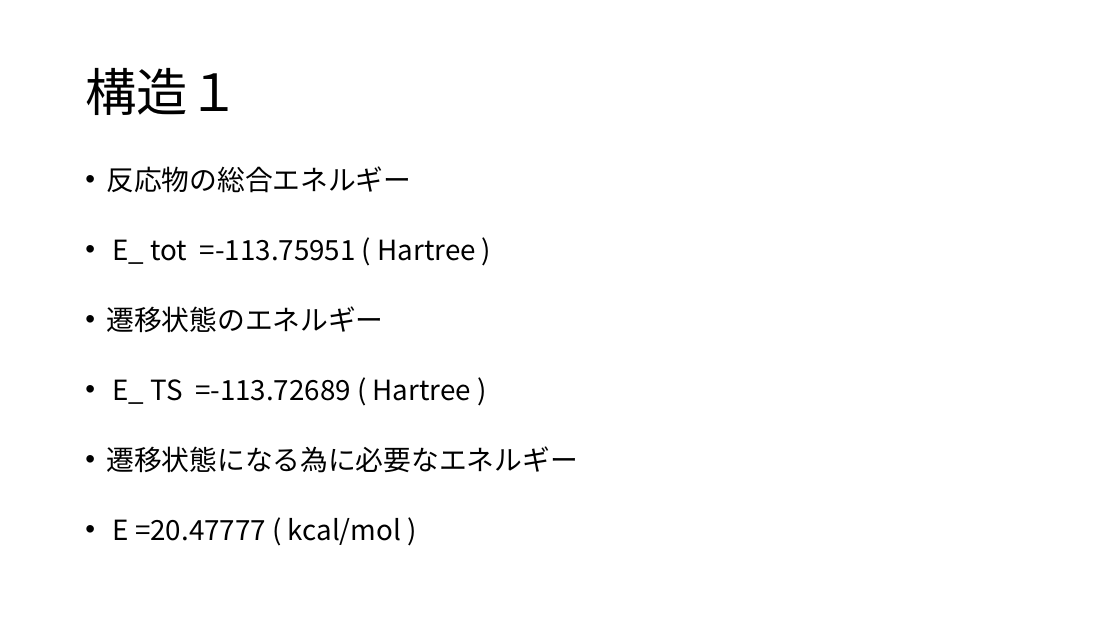
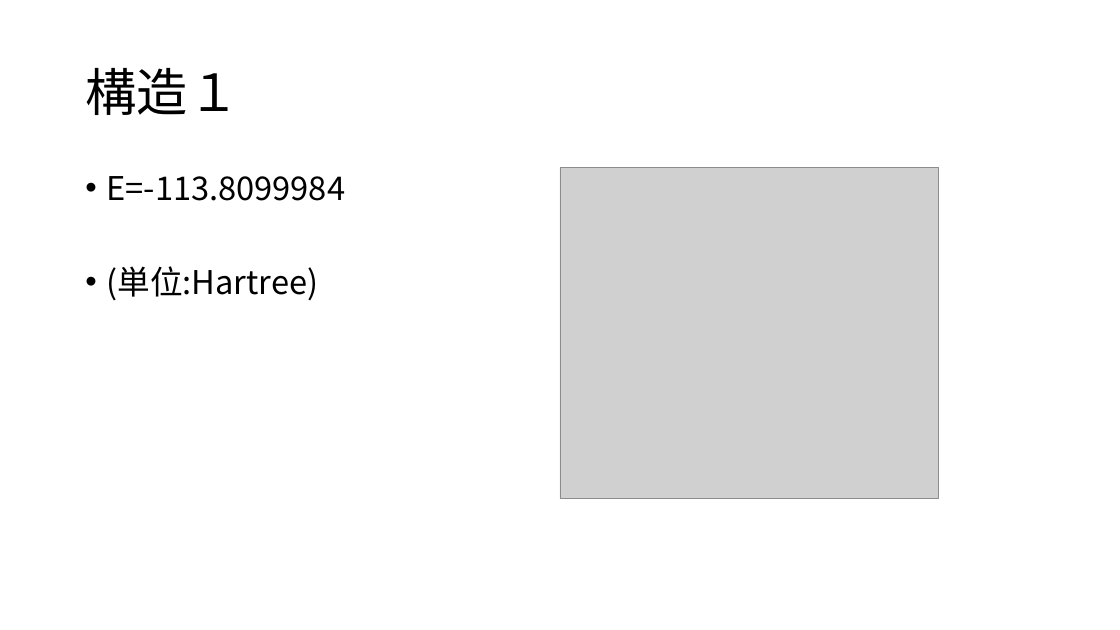
Before and after one commit to tabiseal/Qpcdata, a slide deck: slide 15 of 20230623pre.pptx (slide 14 before the commit). Drawn at 1120x630 pixels with LibreOffice and Linux fonts; fonts in the diff are those of the drawing; grey boxes stand for pictures. Boxes give left, top, right and bottom in pixels: in the first picture for what was removed or moved away, otherwise in the second. Text is boxed around its words. In the diff, an @@ line names an element or a change of style, - is before the commit and + after.

```diff
--- a/20230623pre.pptx
+++ b/20230623pre.pptx
@@ text at (106,176,345,300): text changed; size 23.8 to 28 pt @@
-• 反応物の総合エネルギー
-• E_ tot =-113.75951 ( Hartree )
-• 遷移状態のエネルギー
-• E_ TS =-113.72689 ( Hartree )
-• 遷移状態になる為に必要なエネルギー
-• E =20.47777 ( kcal/mol )
+• E=-113.8099984
+• (単位:Hartree)
@@ picture added at (560,168,939,499) @@
```
Also in this commit, not shown: 12 other slides changed, 8 slides added, 9 slides removed.
